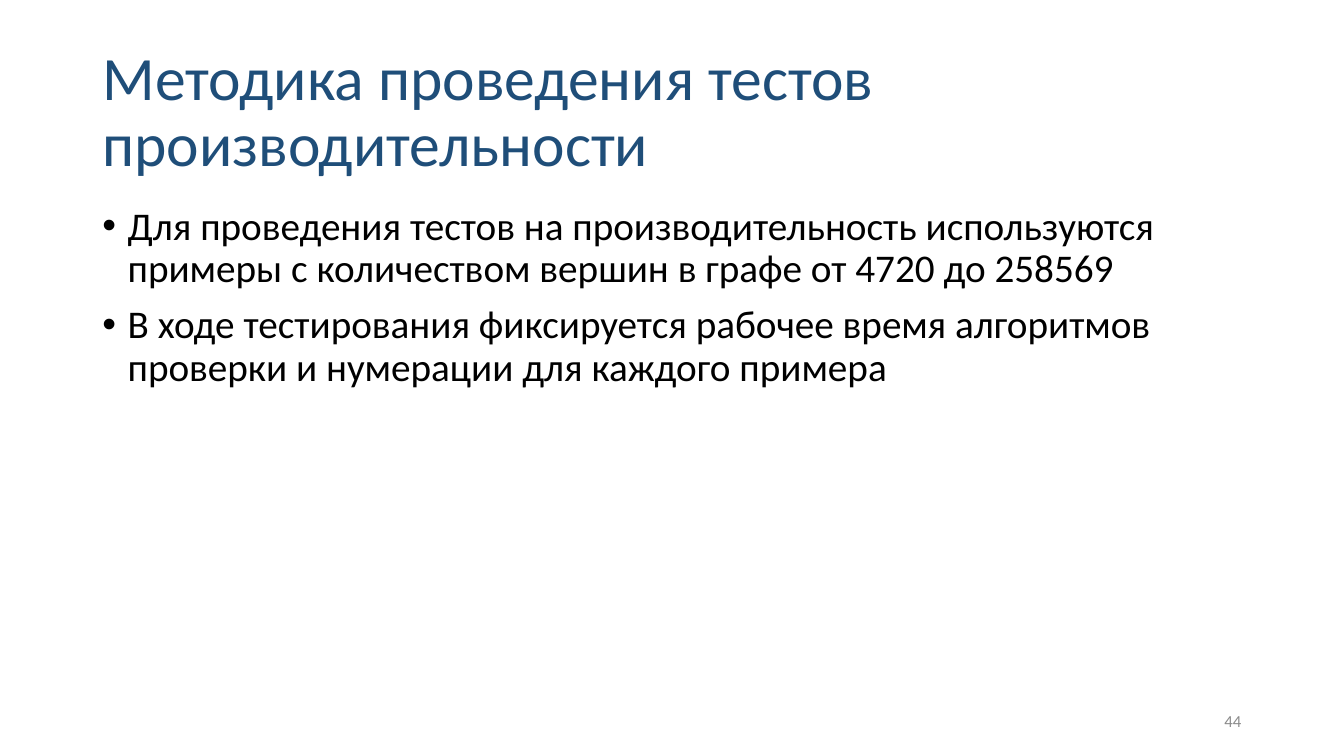
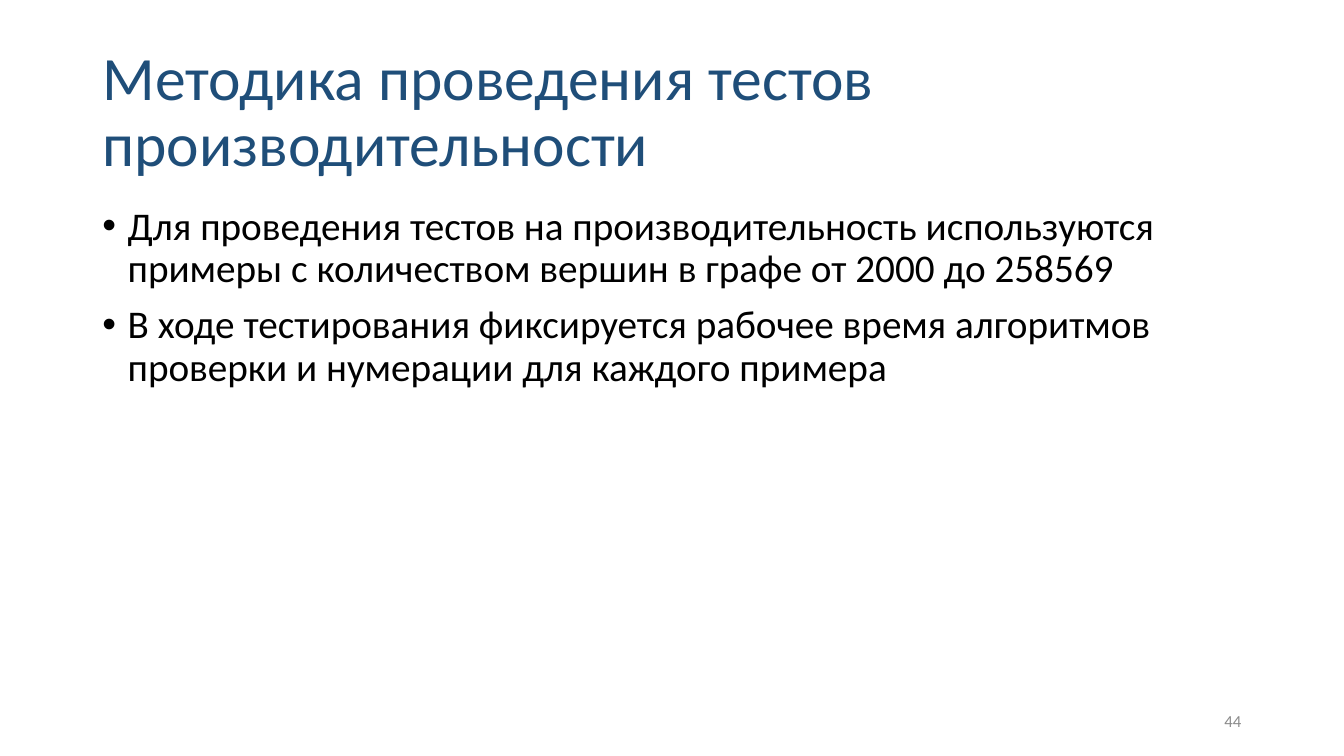
Before and after one commit to Linserous/NumericalGridGeneration, a slide deck: slide 44 of docs/Презентация v0.9.pptx. Drawn at 1344x756 pixels with LibreOffice and Linux fonts; fonts in the diff are those of the drawing. Boxes give left, top, right and bottom in pixels: in the first picture for what was removed or moved away, otherwise in the second. Text is boxed around its words. In the diff, an @@ line names an element or a change of style, - is before the commit and + after.

```diff
--- a/docs/Презентация v0.9.pptx
+++ b/docs/Презентация v0.9.pptx
@@ text at (x1=128, y1=215, x2=1154, y2=289): text changed @@
-• Для проведения тестов на производительность используются примеры с количеством вершин в графе от 4720 до 258569
+• Для проведения тестов на производительность используются примеры с количеством вершин в графе от 2000 до 258569
```
Also in this commit, not shown: 1 other slide changed, 1 slide added, 6 other files.
